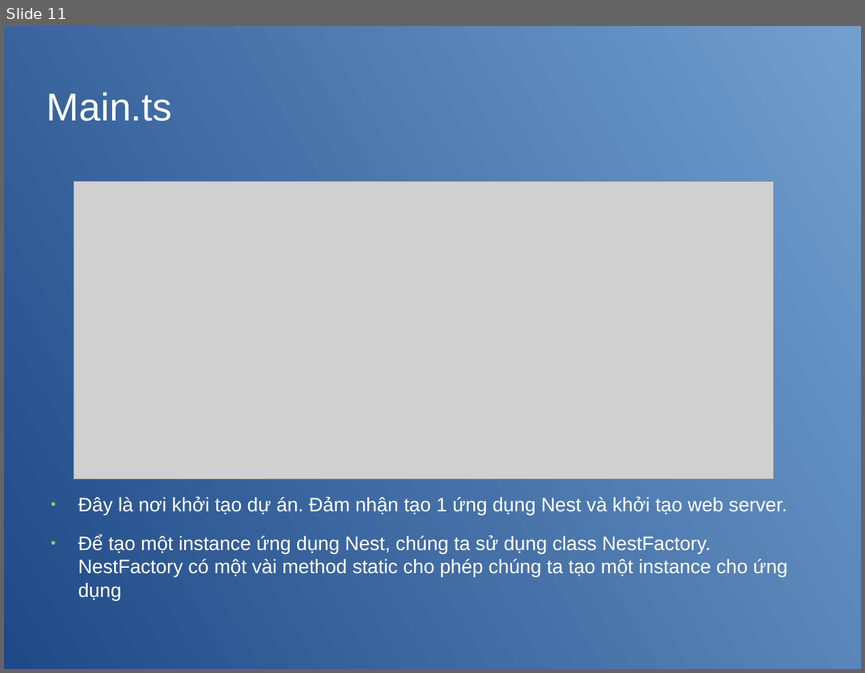
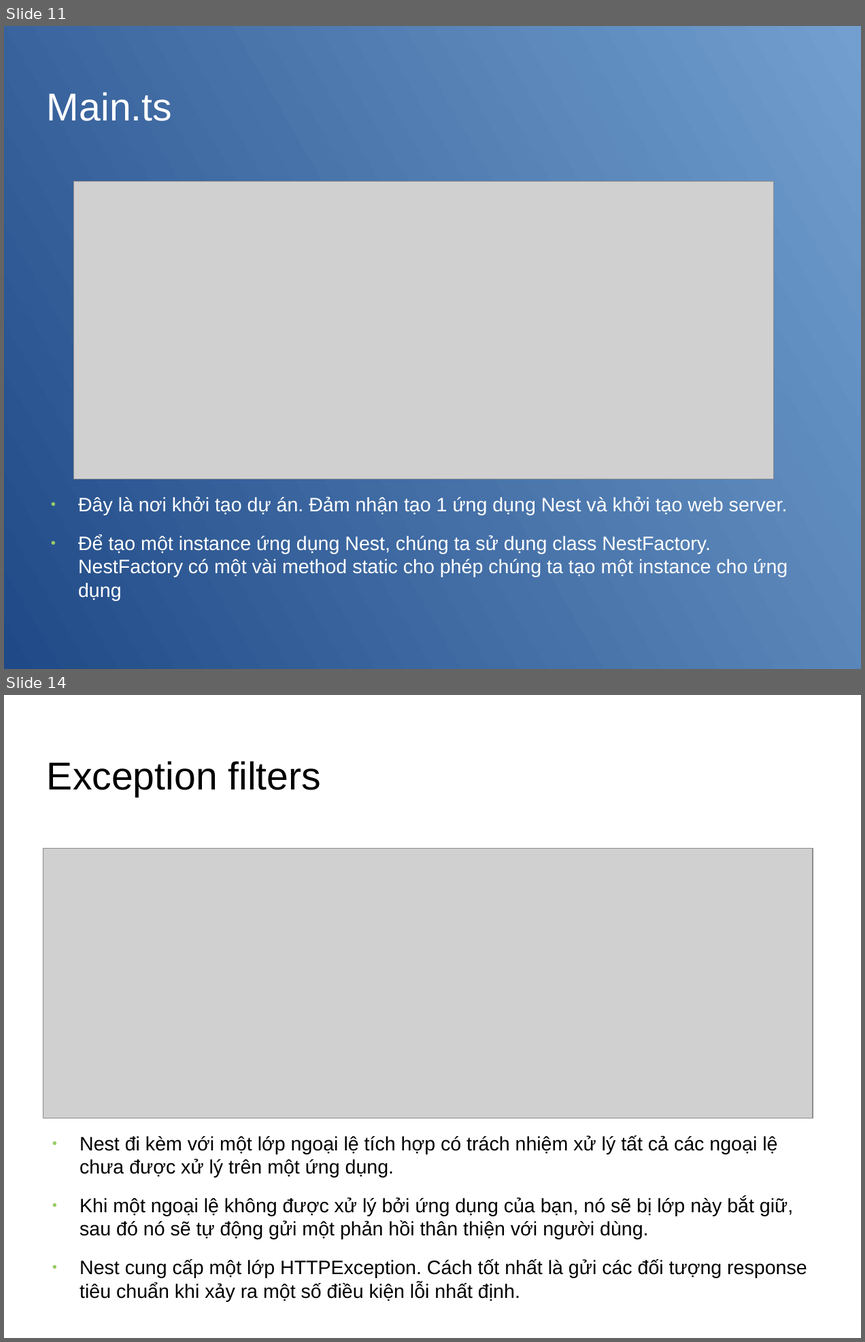
Before and after one commit to ngtrdai197/Seminar-Intro-Nestjs-GraphQL, a slide deck: nestjs.odp. Shown one above the other, each under a label of ours: slide 11 before the commit, slides 11 and 14 after it; the slides between them are not shown. The pictures are 865x673 and 865x1342 pixels, drawn with LibreOffice and Linux fonts; fonts in the diff are those of the drawing; grey boxes stand for pictures; background and template pictures are left out. Boxes give left, top, right and bottom in pixels: in the first picture for what was removed or moved away, otherwise in the second. Text is boxed around its words. In the diff, an @@ line names an element or a change of style, - is before the commit and + after.

```diff
--- a/nestjs.odp
+++ b/nestjs.odp
@@ slide 14 added at [4, 695, 861, 1338], background picture (left out) @@
@@ title added at [47, 761, 321, 797], 36 pt, text #000000 @@
+Exception filters
@@ picture added at [43, 848, 813, 1118] @@
@@ text added at [79, 1136, 807, 1302], 18 pt, text #000000 @@
+● Nest đi kèm với một lớp ngoại lệ tích hợp có trách nhiệm xử lý tất cả các ngoại lệ chưa được xử lý trên một ứng dụng.
+● Khi một ngoại lệ không được xử lý bởi ứng dụng của bạn, nó sẽ bị lớp này bắt giữ, sau đó nó sẽ tự động gửi một phản hồi thân thiện với người dùng.
+● Nest cung cấp một lớp HTTPException. Cách tốt nhất là gửi các đối tượng response tiêu chuẩn khi xảy ra một số điều kiện lỗi nhất định.
```
Also in this commit, not shown: 1 slide changed, 9 other slides added, 17 other files.
